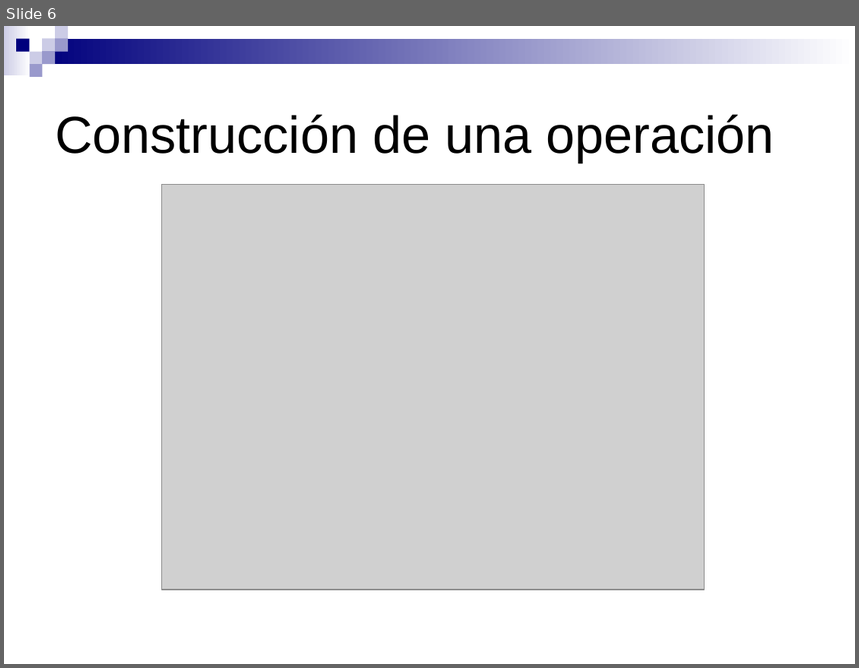
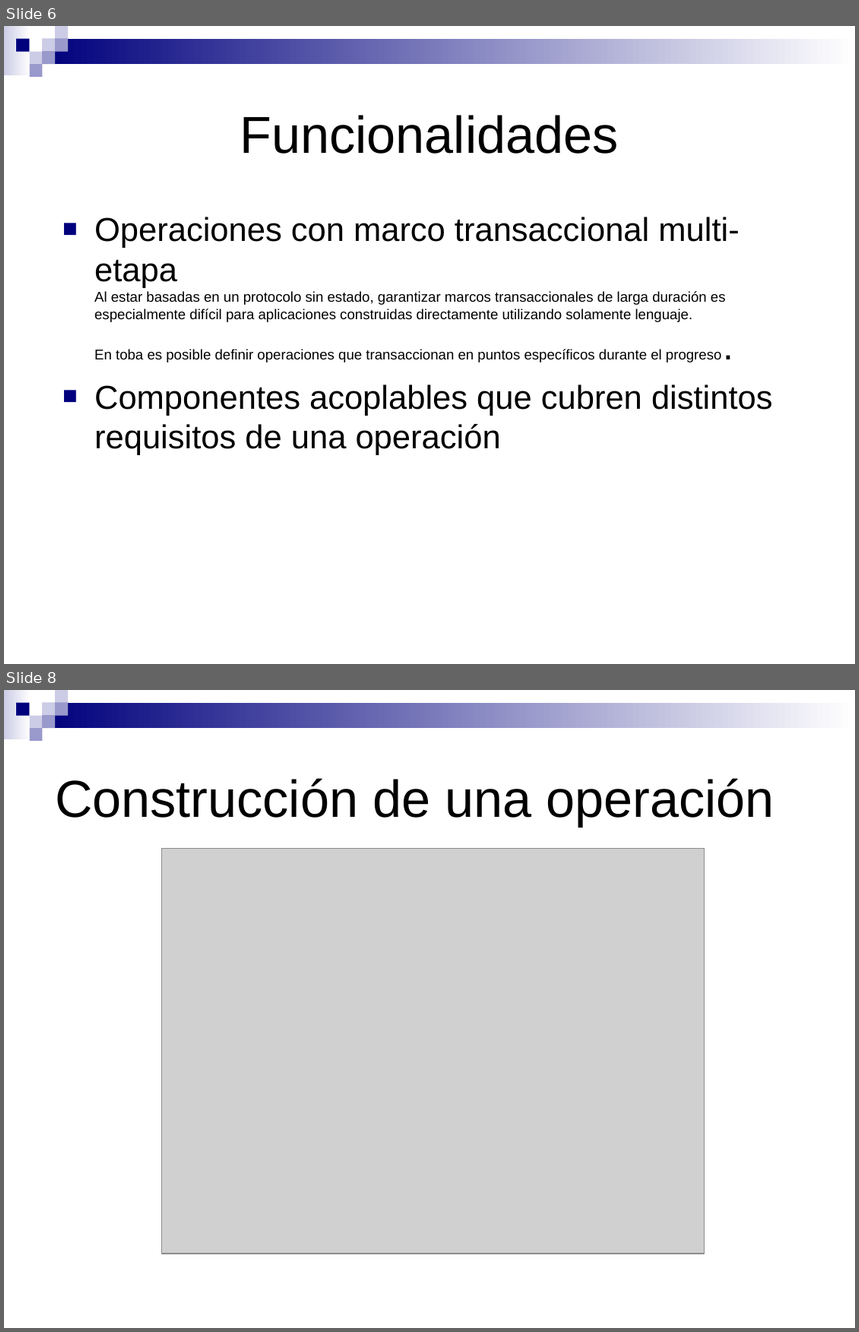
Before and after one commit to SIU-Toba/framework, a slide deck: doc/presentacion/Jornadas JAIIO.ppt. Shown one above the other, each under a label of ours: slide 6 before the commit, slides 6 and 8 after it; the slides between them are not shown. The pictures are 859x668 and 859x1332 pixels, drawn with LibreOffice and Linux fonts; fonts in the diff are those of the drawing; grey boxes stand for pictures. Boxes give left, top, right and bottom in pixels: in the first picture for what was removed or moved away, otherwise in the second. Text is boxed around its words. In the diff, an @@ line names an element or a change of style, - is before the commit and + after.

```diff
--- a/doc/presentacion/Jornadas JAIIO.ppt
+++ b/doc/presentacion/Jornadas JAIIO.ppt
@@ slide 6 added at <box>4,26,855,664</box>, background #FFFFFF; not listed: 9 template elements that a slide beside it also shows @@
@@ title added at <box>240,115,619,154</box>, 44 pt, text #000000 @@
+Funcionalidades
@@ text added at <box>94,217,773,455</box>, 12 pt, text #000000 @@
+■ Operaciones con marco transaccional multi-etapa
+  Al estar basadas en un protocolo sin estado, garantizar marcos transaccionales de larga duración es especialmente difícil para aplicaciones construidas directamente utilizando solamente lenguaje.
+  En toba es posible definir operaciones que transaccionan en puntos específicos durante el progreso.
+■ Componentes acoplables que cubren distintos requisitos de una operación
@@ what was slide 6 is now slide 8 @@
```
Also in this commit, not shown: 3 slides changed, 3 other slides added, 2 slides removed.
